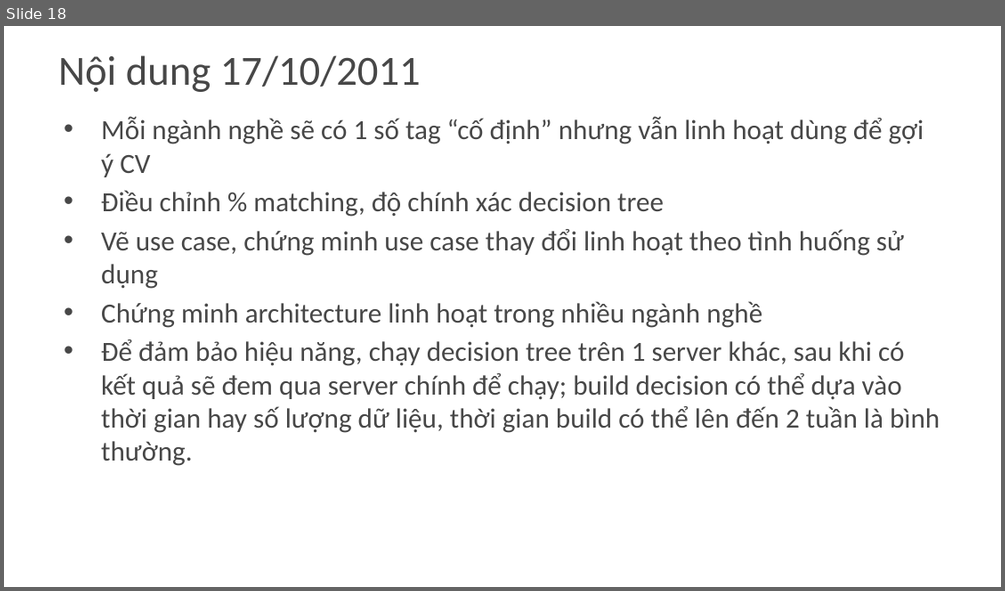
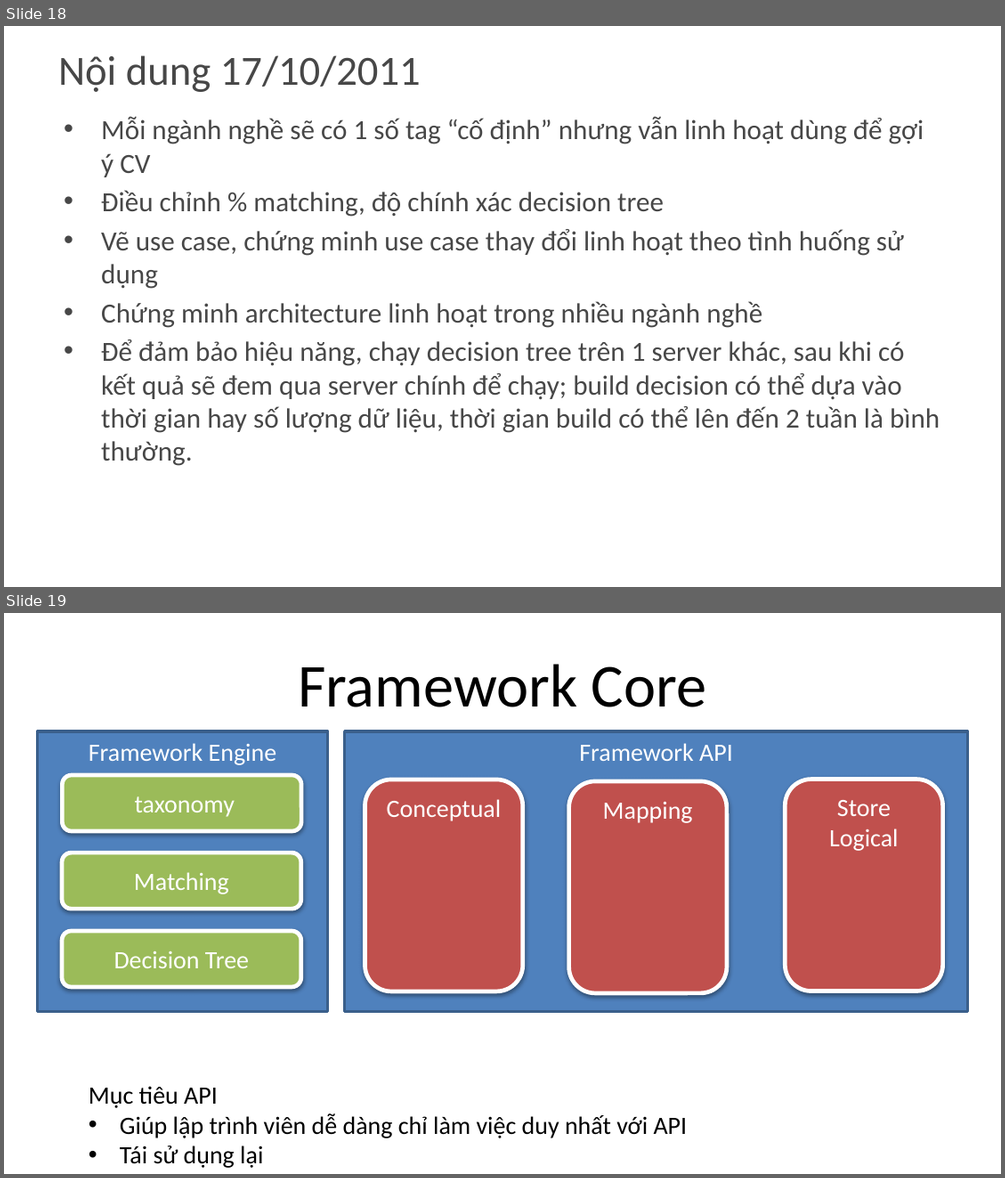
Before and after one commit to khanhduy94/jobzoom, a slide deck: Documents/JobZoom.pptx. Shown one above the other, each under a label of ours: slide 18 before the commit, slides 18 and 19 after it. The pictures are 1005x591 and 1005x1178 pixels, drawn with LibreOffice and Linux fonts; fonts in the diff are those of the drawing; background and template pictures are left out. Boxes give left, top, right and bottom in pixels: in the first picture for what was removed or moved away, otherwise in the second. Text is boxed around its words. In the diff, an @@ line names an element or a change of style, - is before the commit and + after.

```diff
--- a/Documents/JobZoom.pptx
+++ b/Documents/JobZoom.pptx
@@ slide 19 added at bbox=[4, 613, 1001, 1174], background #FFFFFF @@
@@ title added at bbox=[298, 664, 707, 707], 44 pt, text #000000 @@
+Framework Core
@@ rectangle added at bbox=[37, 731, 328, 1012], fill #4F81BD, outline #3A5F8C 2 pt, 18 pt, text #FFFFFF @@
+Framework Engine
@@ rectangle added at bbox=[345, 731, 968, 1012], fill #4F81BD, outline #3A5F8C 2 pt, 18 pt, text #FFFFFF @@
+Framework API
@@ rounded rectangle added at bbox=[62, 774, 301, 830], fill #9BBB59, outline #FFFFFF 3 pt, 18 pt, text #FFFFFF @@
+taxonomy
@@ rounded rectangle added at bbox=[364, 779, 522, 990], fill #C0504D, outline #FFFFFF 3 pt, 18 pt, text #FFFFFF @@
+Conceptual
@@ rounded rectangle added at bbox=[569, 781, 727, 993], fill #C0504D, outline #FFFFFF 3 pt, 18 pt, text #FFFFFF @@
+Mapping
@@ rounded rectangle added at bbox=[785, 779, 942, 990], fill #C0504D, outline #FFFFFF 3 pt, 18 pt, text #FFFFFF @@
+Store Logical
@@ rounded rectangle added at bbox=[62, 852, 301, 908], fill #9BBB59, outline #FFFFFF 3 pt, 18 pt, text #FFFFFF @@
+Matching
@@ rounded rectangle added at bbox=[62, 931, 301, 987], fill #9BBB59, outline #FFFFFF 3 pt, 18 pt, text #FFFFFF @@
+Decision Tree
@@ text added at bbox=[89, 1086, 688, 1167], 18 pt, text #000000 @@
+Mục tiêu API
+• Giúp lập trình viên dễ dàng chỉ làm việc duy nhất với API
+• Tái sử dụng lại
```
Also in this commit, not shown: 1 other slide added, 3 other files.
